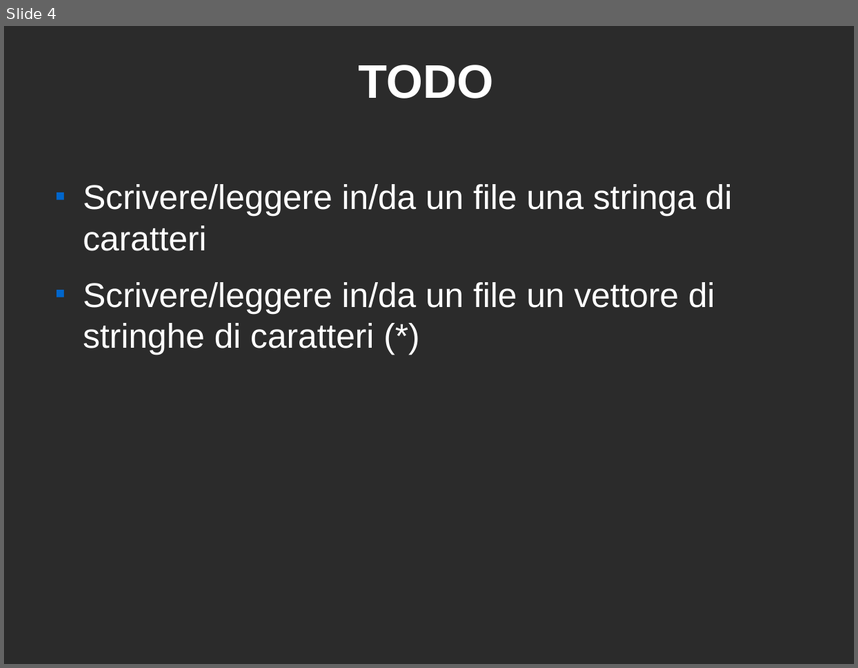
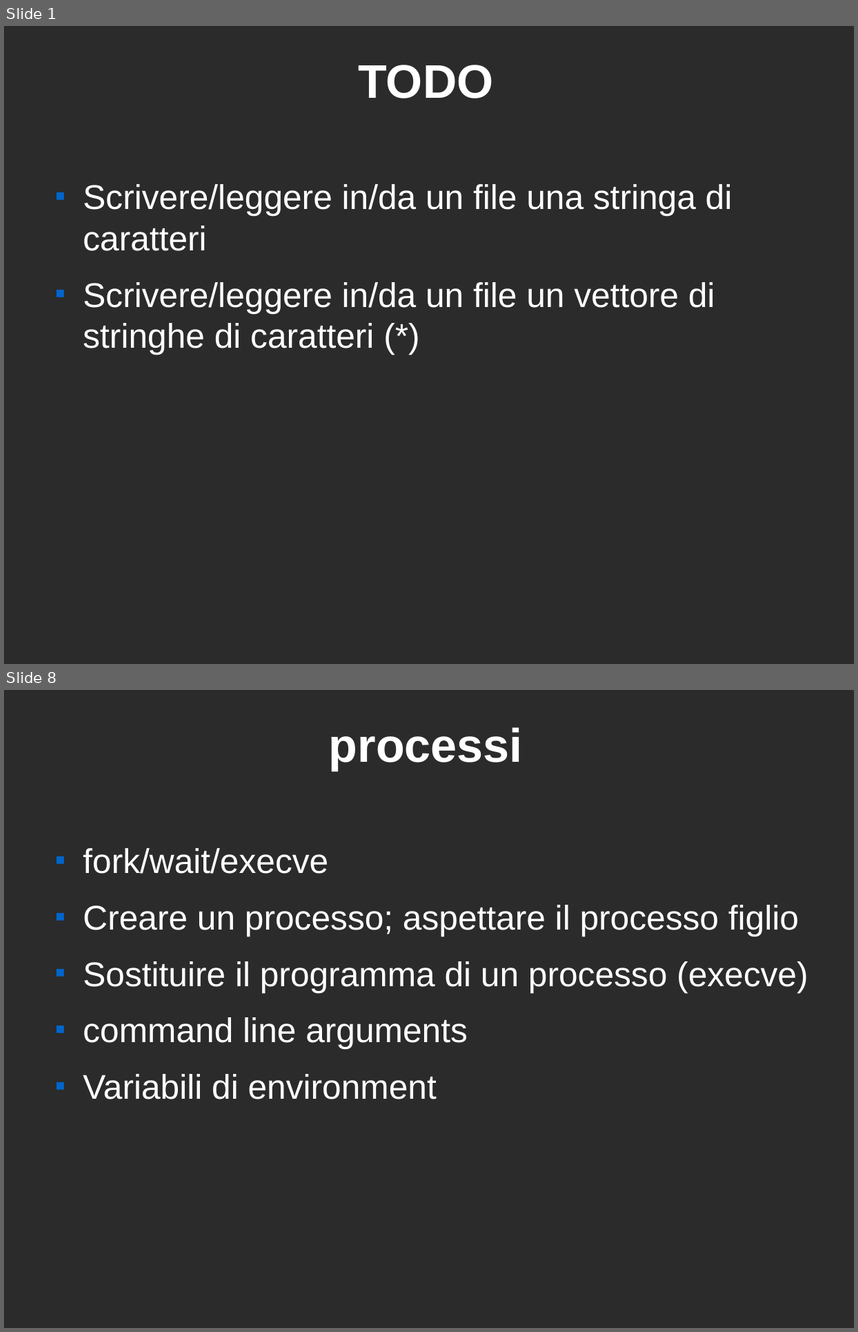
Before and after one commit to marcotessarotto/exOpSys, a slide deck: docs/argomenti.odp. Shown one above the other, each under a label of ours: slide 4 before the commit, slides 1 and 8 after it; the slides between them are not shown. The pictures are 858x668 and 858x1332 pixels, drawn with LibreOffice and Linux fonts; fonts in the diff are those of the drawing; background and template pictures are left out; a plain dark background stands for a picture behind light text. Boxes give left, top, right and bottom in pixels: in the first picture for what was removed or moved away, otherwise in the second. Text is boxed around its words. In the diff, an @@ line names an element or a change of style, - is before the commit and + after.

```diff
--- a/docs/argomenti.odp
+++ b/docs/argomenti.odp
@@ slide 8 added at (4,690,854,1328), background picture (left out) @@
@@ title added at (329,727,523,771), 44 pt, text #FFFFFF, bold @@
+processi
@@ text added at (83,848,808,1099), 32 pt, text #FFFFFF @@
+■ fork/wait/execve
+■ Creare un processo; aspettare il processo figlio
+■ Sostituire il programma di un processo (execve)
+■ command line arguments
+■ Variabili di environment
@@ what was slide 4 is now slide 1 @@
```
Also in this commit, not shown: 1 slide changed, 6 other slides added, 2 slides removed.
